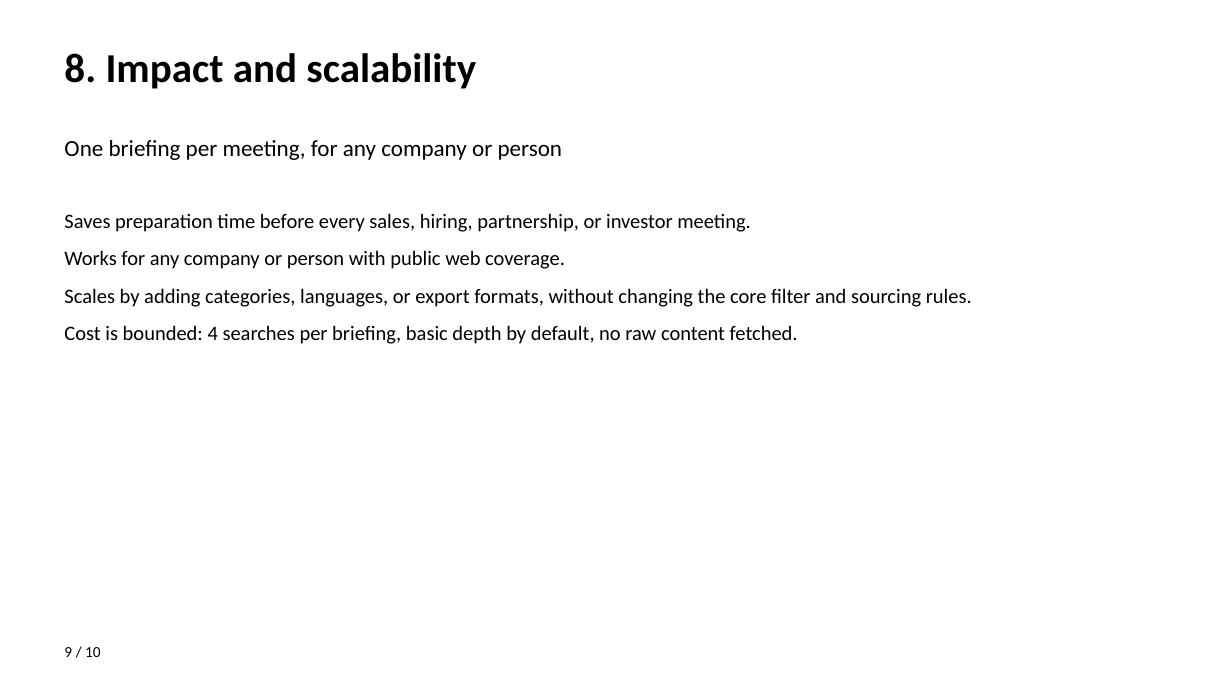
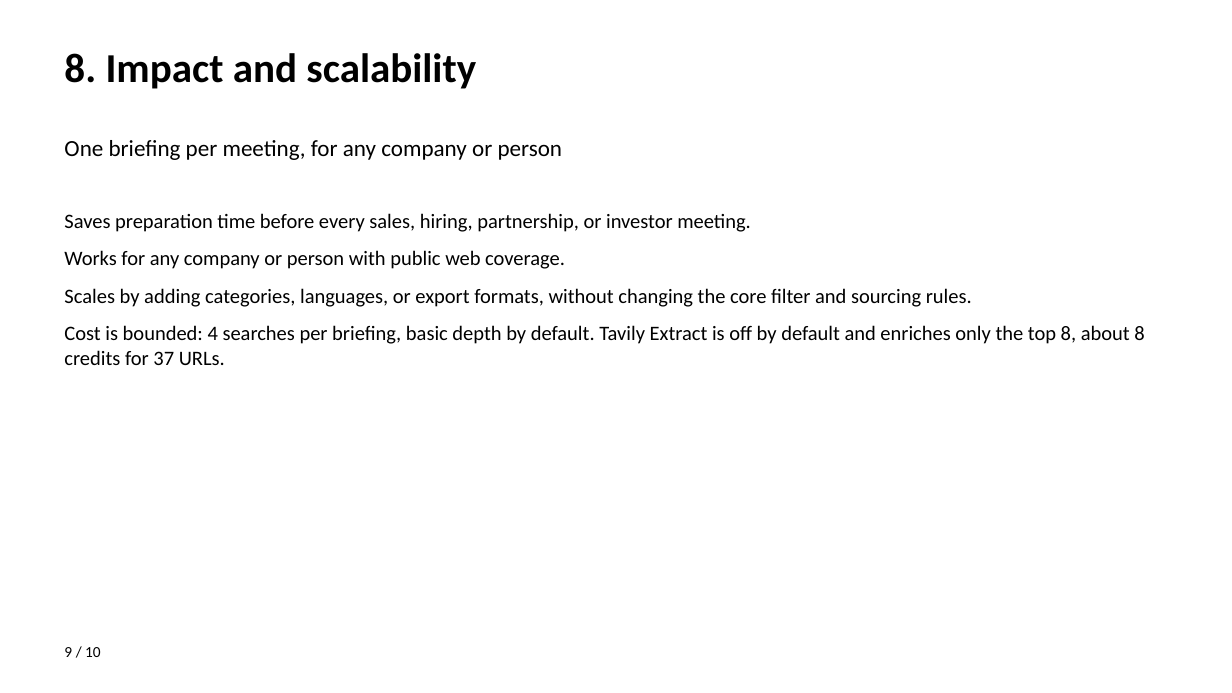
Before and after one commit to pakmultilinks-dot/tavily-research-agent, a slide deck: slide 9 of pitch-deck.pptx. Drawn at 1232x693 pixels with LibreOffice and Linux fonts; fonts in the diff are those of the drawing. Boxes give left, top, right and bottom in pixels: in the first picture for what was removed or moved away, otherwise in the second. Text is boxed around its words. In the diff, an @@ line names an element or a change of style, - is before the commit and + after.

Commit message:
Batch 2: API key hygiene, Tavily Extract top 8, Streamlit demo mode

```diff
--- a/pitch-deck.pptx
+++ b/pitch-deck.pptx
@@ text at [64,325,1144,365]: text changed @@
-Cost is bounded: 4 searches per briefing, basic depth by default, no raw content fetched.
+Cost is bounded: 4 searches per briefing, basic depth by default. Tavily Extract is off by default and enriches only the top 8, about 8 credits for 37 URLs.
```
Also in this commit, not shown: 3 other slides changed, 23 other files.
